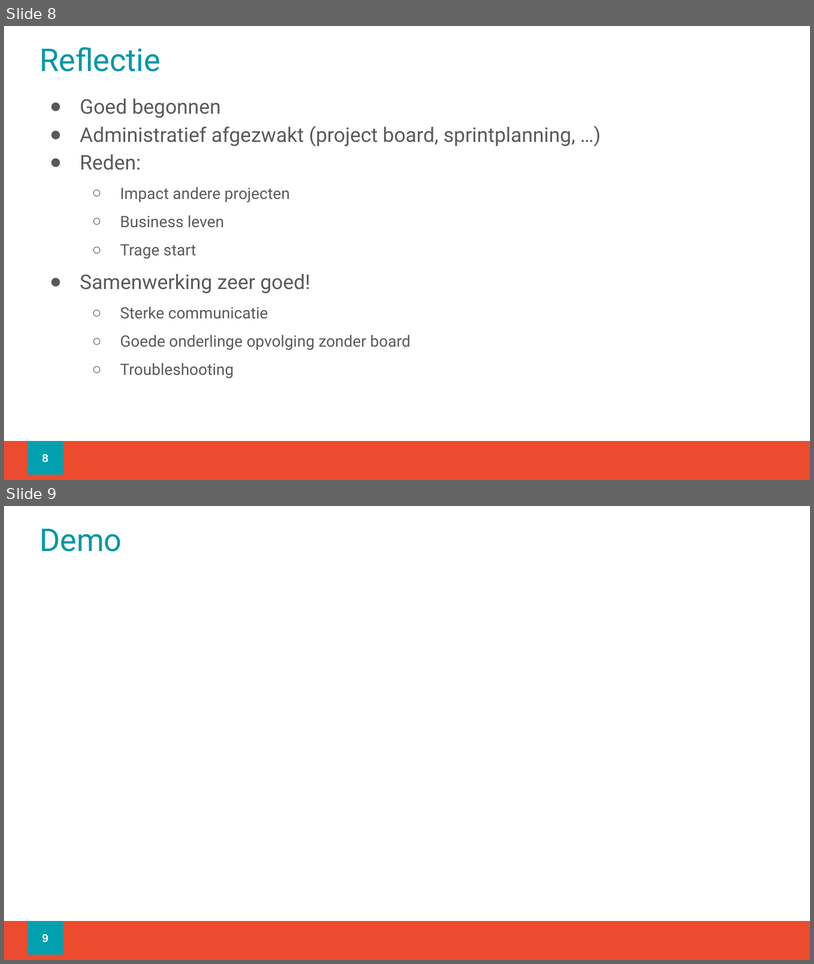
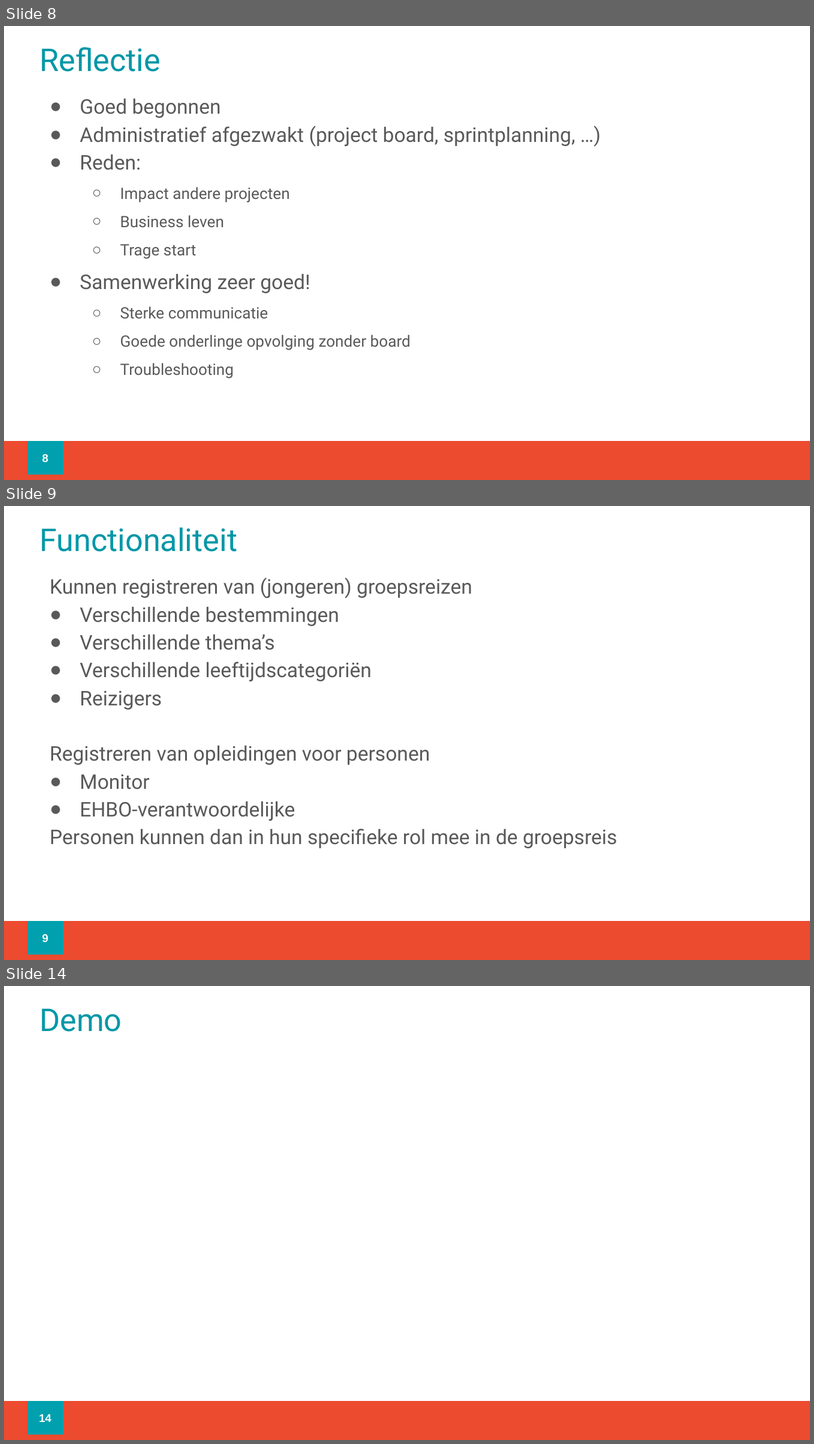
Before and after one commit to KevinMaesTM/JTO, a slide deck: Documentatie/EindRetrospective.pptx. Shown one above the other, each under a label of ours: slides 8 and 9 before the commit, slides 8, 9 and 14 after it; the slides between them are not shown. The pictures are 814x964 and 814x1444 pixels, drawn with LibreOffice and Linux fonts; fonts in the diff are those of the drawing; background and template pictures are left out. Boxes give left, top, right and bottom in pixels: in the first picture for what was removed or moved away, otherwise in the second. Text is boxed around its words. In the diff, an @@ line names an element or a change of style, - is before the commit and + after.

```diff
--- a/Documentatie/EindRetrospective.pptx
+++ b/Documentatie/EindRetrospective.pptx
@@ slide 9 added at [4, 506, 810, 960], background #FFFFFF; not listed: 1 template element that a slide beside it also shows @@
@@ title added at [39, 527, 237, 552], 28 pt, text #0097A7 @@
+Functionaliteit
@@ text added at [50, 577, 617, 848], 18 pt, text #595959 @@
+Kunnen registreren van (jongeren) groepsreizen
+● Verschillende bestemmingen
+● Verschillende thema’s
+● Verschillende leeftijdscategoriën
+● Reizigers
+Registreren van opleidingen voor personen
+● Monitor
+● EHBO-verantwoordelijke
+Personen kunnen dan in hun specifieke rol mee in de groepsreis
@@ page number added at [27, 921, 63, 954], fill #00A0AE, outline #00A0AE 0.75 pt, 10 pt, text #FFFFFF, bold @@
+9
@@ what was slide 9 is now slide 14 @@
@@ page number at [39, 1414, 51, 1422]: text changed @@
-9
+14
```
Also in this commit, not shown: 2 slides changed, 4 other slides added, 1 other file.
